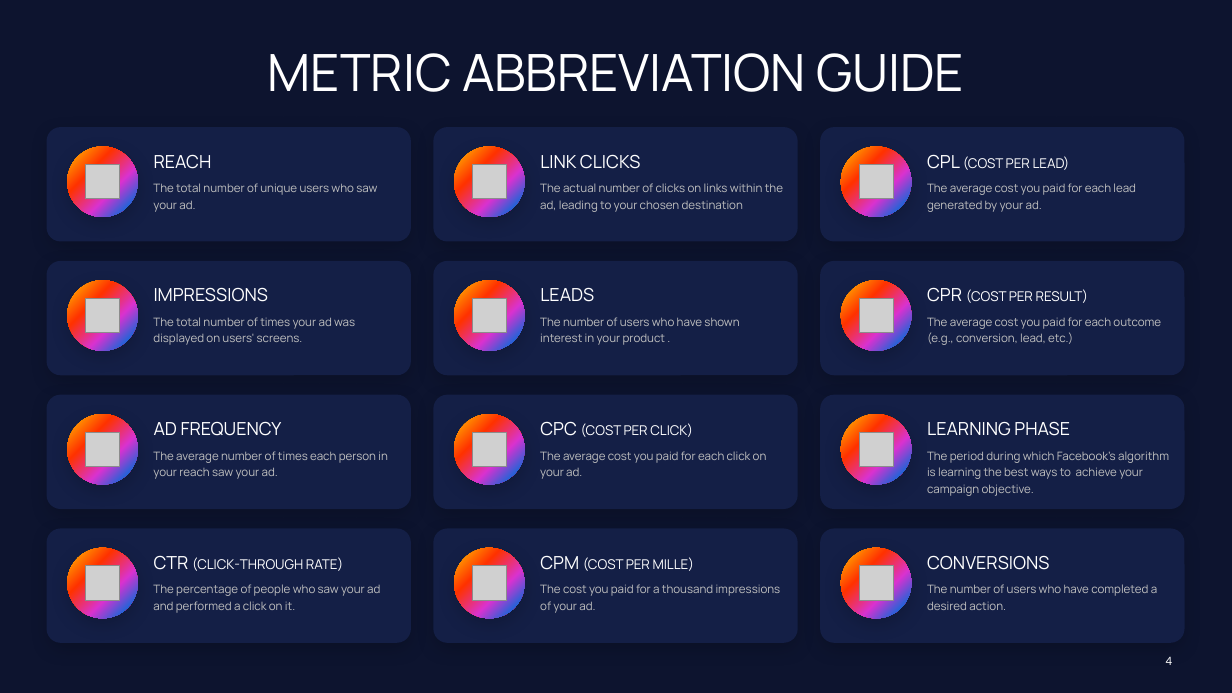
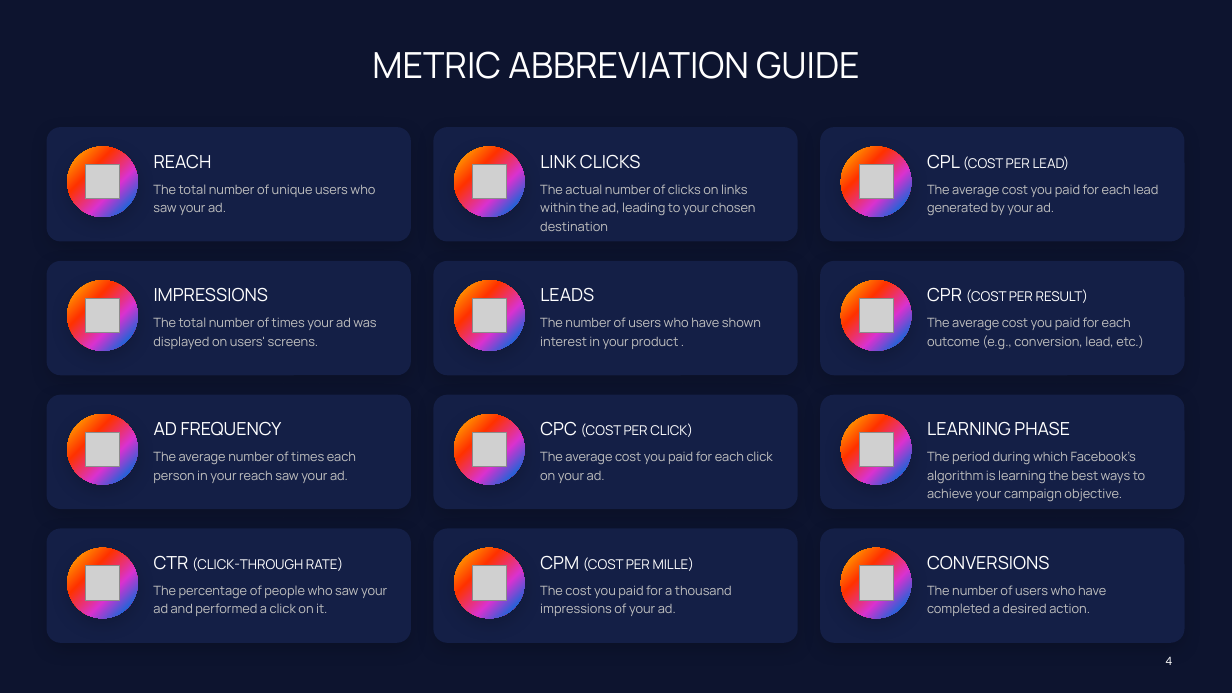
Before and after one commit to nextreport-app/NRE, a slide deck: slide 4 of templates/dark.pptx. Drawn at 1232x693 pixels with LibreOffice and Linux fonts; fonts in the diff are those of the drawing; grey boxes stand for pictures; background and template pictures are left out. Boxes give left, top, right and bottom in pixels: in the first picture for what was removed or moved away, otherwise in the second. Text is boxed around its words. In the diff, an @@ line names an element or a change of style, - is before the commit and + after.

Commit message:
Fix slide title font sizes to 28pt uniform, enlarge Metric Guide text

```diff
--- a/templates/dark.pptx
+++ b/templates/dark.pptx
@@ text "METRIC ABBREVIATION GUIDE" at (372, 51, 859, 79): size 40 to 28 pt @@
@@ size 9 to 10 pt in 12 elements at (153, 184, 375, 215), (540, 184, 756, 231), (927, 184, 1158, 215), (153, 317, 376, 349), (540, 317, 761, 349), (927, 317, 1144, 349), (153, 451, 356, 483), (540, 451, 773, 483), (927, 451, 1145, 501), (153, 585, 387, 616), (540, 585, 732, 616), (927, 585, 1106, 616) @@
```
Also in this commit, not shown: 1 other slide changed, 3 other files.
